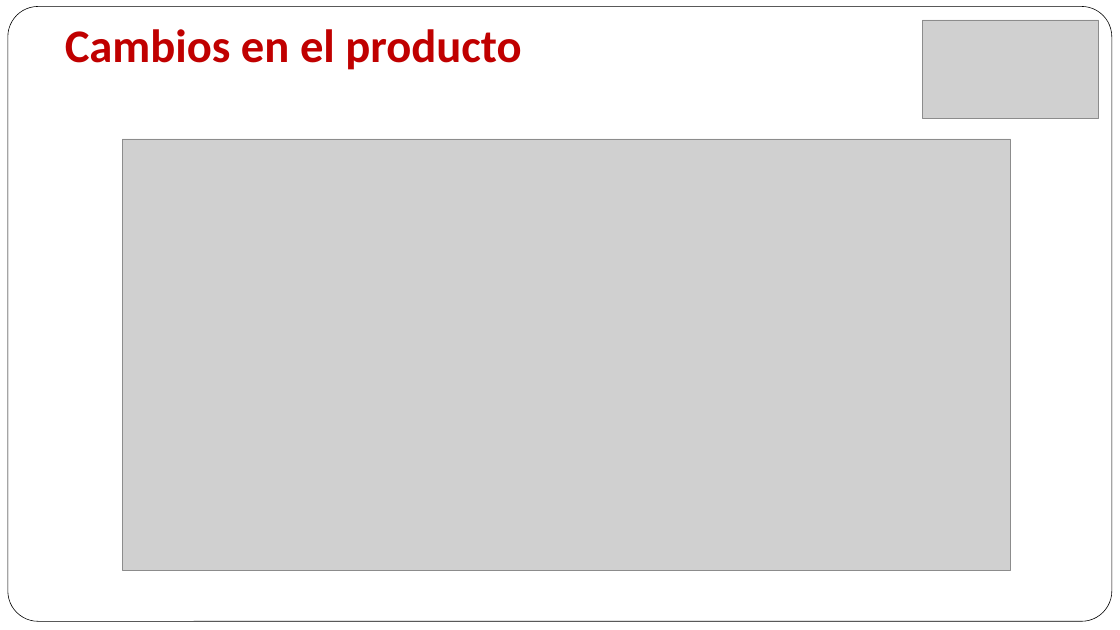
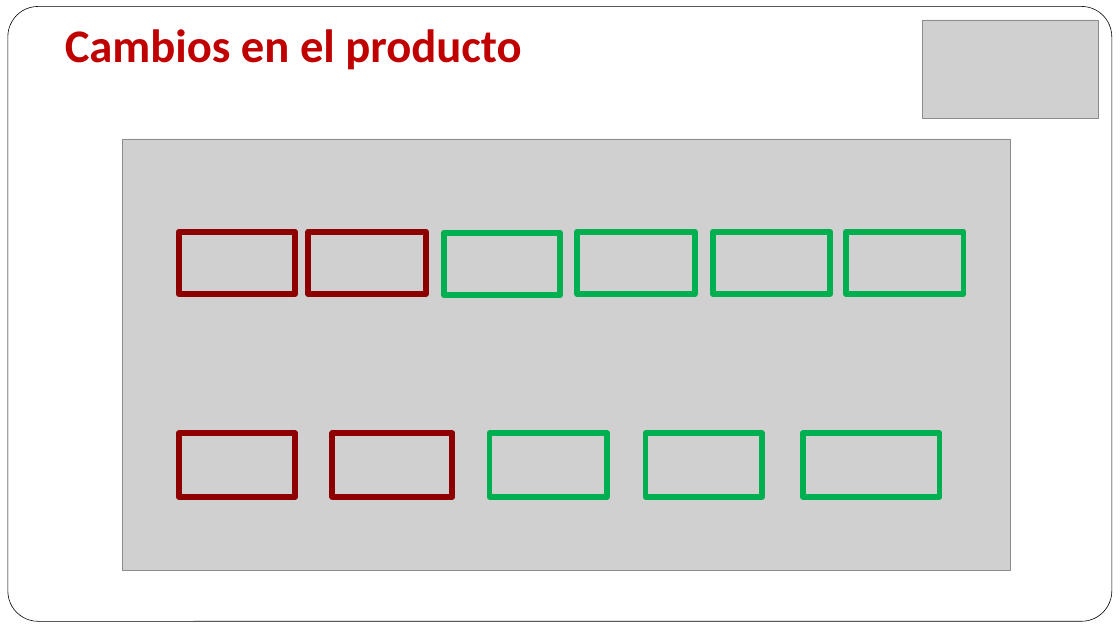
Before and after one commit to maforero/fejunesjuma, a slide deck: slide 13 of Projecto 3/Presenacion/Arquitectura Objetivo MPLA.pptx. Drawn at 1120x630 pixels with LibreOffice and Linux fonts; fonts in the diff are those of the drawing; grey boxes stand for pictures. Boxes give left, top, right and bottom in pixels: in the first picture for what was removed or moved away, otherwise in the second. Text is boxed around its words. In the diff, an @@ line names an element or a change of style, - is before the commit and + after.

```diff
--- a/Projecto 3/Presenacion/Arquitectura Objetivo MPLA.pptx
+++ b/Projecto 3/Presenacion/Arquitectura Objetivo MPLA.pptx
@@ rectangle added at box(179, 232, 296, 294), outline #8E0000 5 pt @@
@@ rectangle added at box(308, 232, 426, 294), outline #8E0000 5 pt @@
@@ rectangle added at box(444, 233, 561, 295), outline #00B050 5 pt @@
@@ rectangle added at box(577, 232, 695, 294), outline #00B050 5 pt @@
@@ rectangle added at box(713, 232, 831, 294), outline #00B050 5 pt @@
@@ rectangle added at box(846, 232, 964, 294), outline #00B050 5 pt @@
@@ rectangle added at box(179, 434, 296, 497), outline #8E0000 5 pt @@
@@ rectangle added at box(333, 434, 453, 497), outline #8E0000 5 pt @@
@@ rectangle added at box(490, 434, 607, 497), outline #00B050 5 pt @@
@@ rectangle added at box(646, 434, 763, 497), outline #00B050 5 pt @@
@@ rectangle added at box(803, 434, 940, 497), outline #00B050 5 pt @@
```
Also in this commit, not shown: 12 other slides changed, 3 slides added, 5 slides removed.
